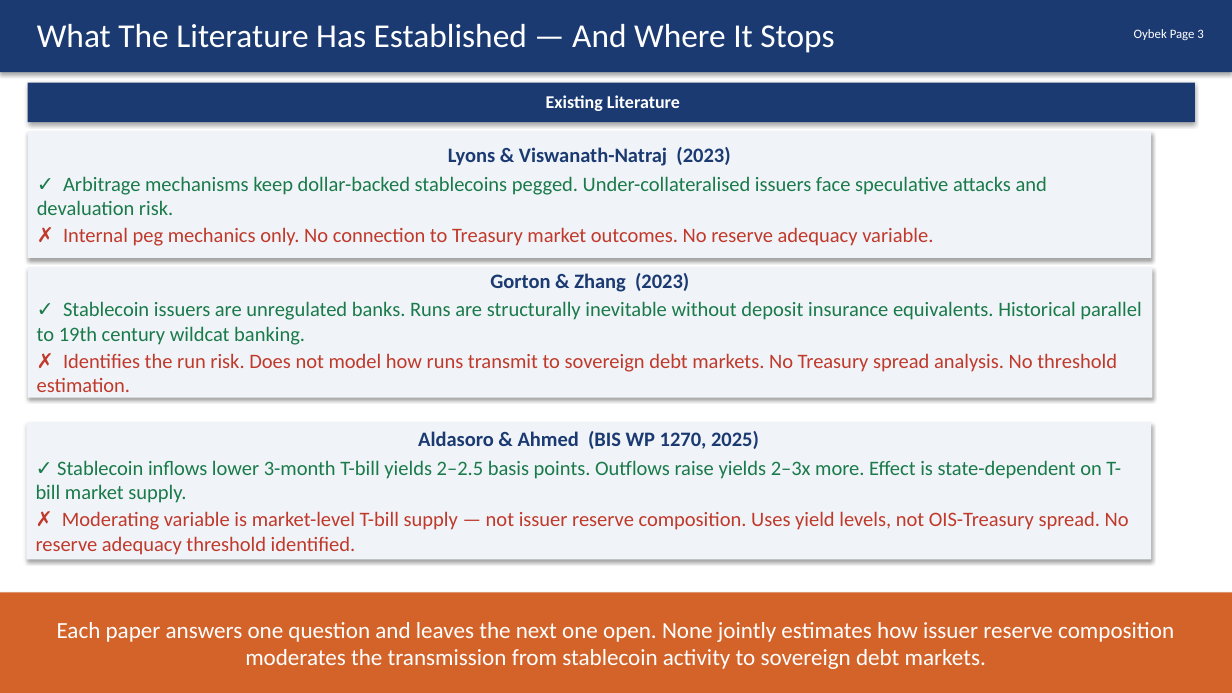
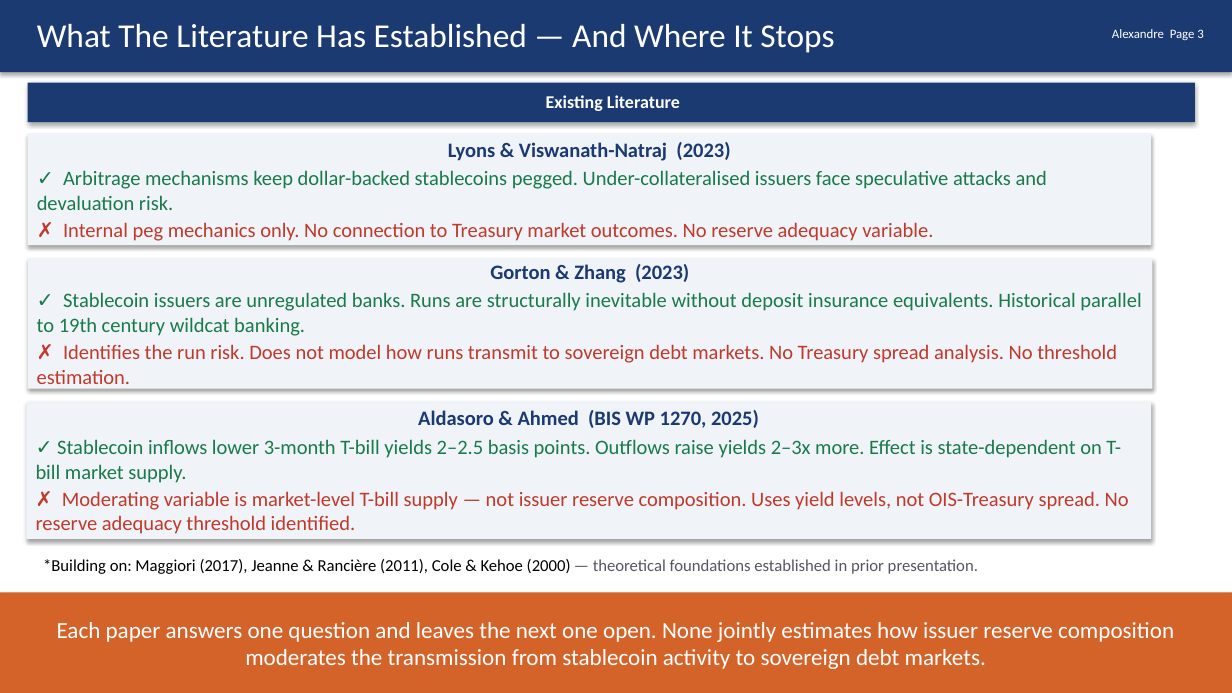
Before and after one commit to kimmireu0921/Stablecoins-and-the-Exorbitant-Privilege, a slide deck: slide 3 of presentations/0519_Stablecoin_Exorbitant_Privilege.pptx. Drawn at 1232x693 pixels with LibreOffice and Linux fonts; fonts in the diff are those of the drawing. Boxes give left, top, right and bottom in pixels: in the first picture for what was removed or moved away, otherwise in the second. Text is boxed around its words. In the diff, an @@ line names an element or a change of style, - is before the commit and + after.

```diff
--- a/presentations/0519_Stablecoin_Exorbitant_Privilege.pptx
+++ b/presentations/0519_Stablecoin_Exorbitant_Privilege.pptx
@@ text at (1112, 29, 1203, 40): text changed @@
-Oybek Page 3
+Alexandre Page 3
@@ rectangle "Lyons & Viswanath-Natraj (2023)": place and size @@
-rectangle "Lyons & Viswanath-Natraj (2023)" at (28, 131, 1152, 258)
+rectangle "Lyons & Viswanath-Natraj (2023)" at (28, 133, 1152, 245)
@@ rectangle "Gorton & Zhang (2023)": place and size @@
-rectangle "Gorton & Zhang (2023)" at (28, 267, 1153, 397)
+rectangle "Gorton & Zhang (2023)" at (28, 258, 1153, 388)
@@ rectangle "Aldasoro & Ahmed (BIS WP ...": place and size @@
-rectangle "Aldasoro & Ahmed (BIS WP ..." at (27, 422, 1152, 559)
+rectangle "Aldasoro & Ahmed (BIS WP ..." at (27, 402, 1152, 539)
@@ text added at (43, 559, 978, 574), 13 pt, text #000000 @@
+*Building on: Maggiori (2017), Jeanne & Rancière (2011), Cole & Kehoe (2000) — theoretical foundations established in prior presentation.
```
Also in this commit, not shown: 8 other slides changed, 2 other files.
